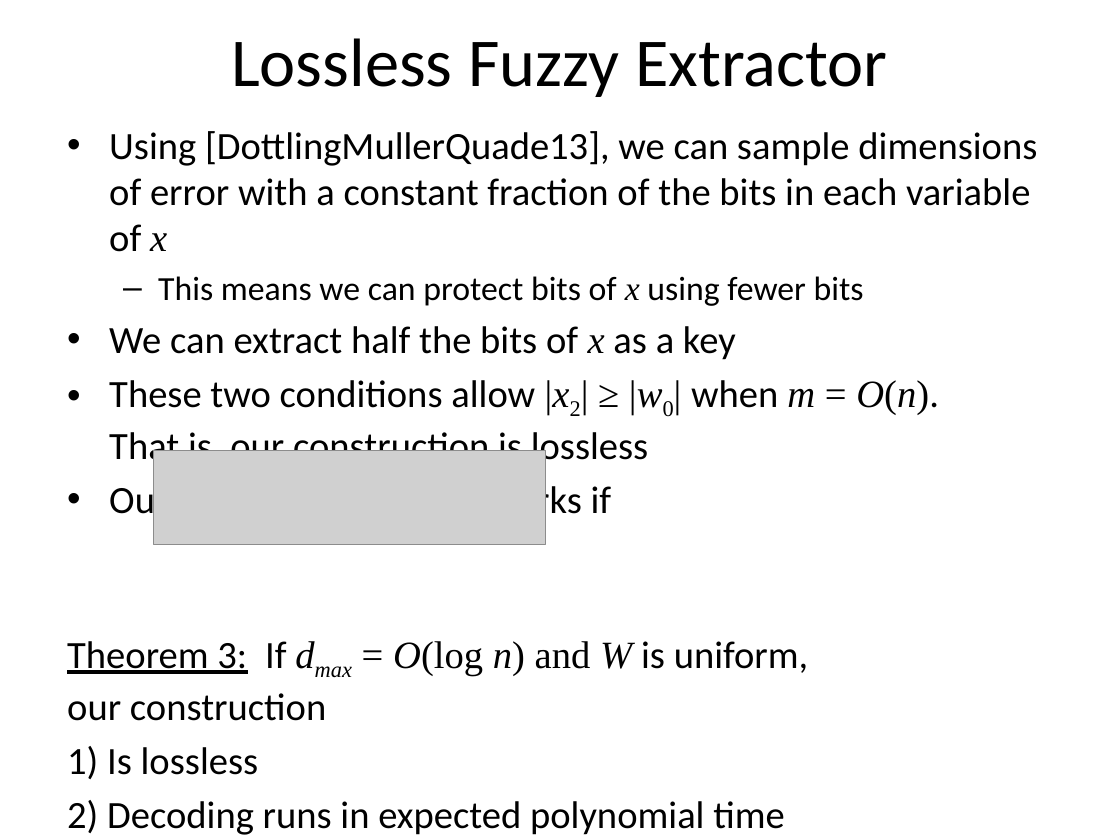
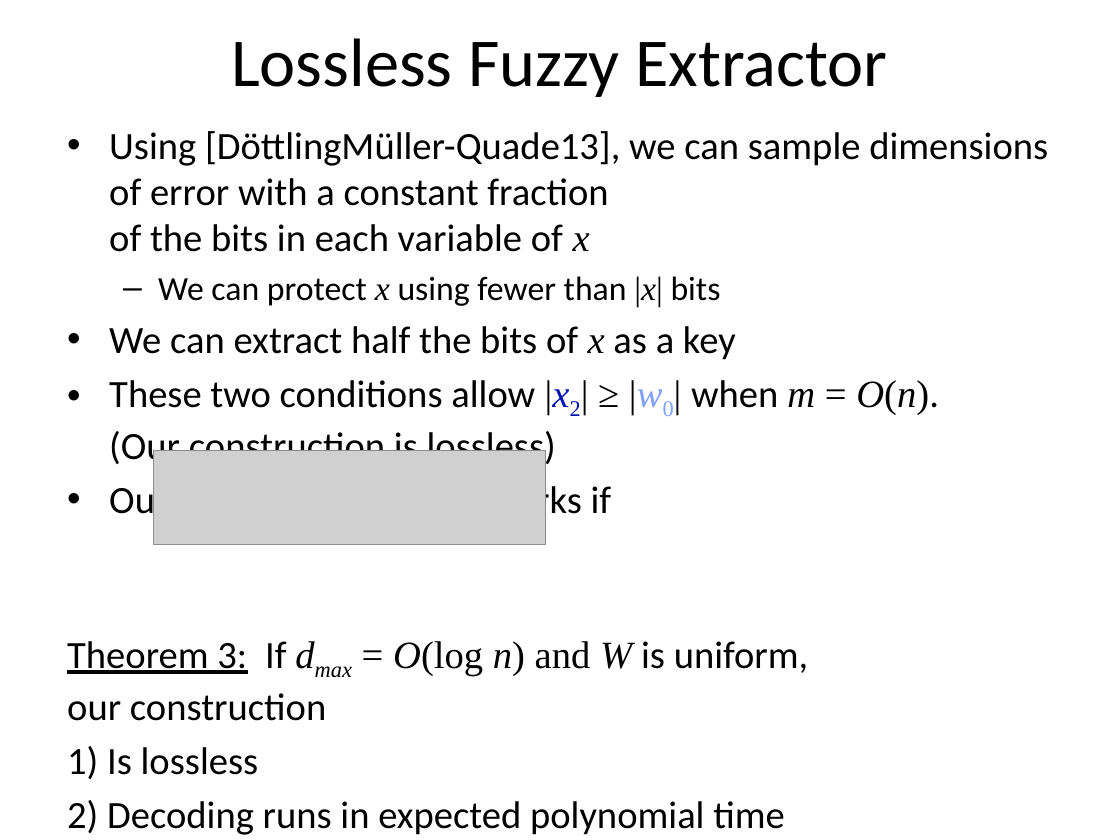
Before and after one commit to xianruimeng/comp-fuzzy-ext, a slide deck: slide 35 of ComputationalFuzzyExtractors.pptx. Drawn at 1120x840 pixels with LibreOffice and Linux fonts; fonts in the diff are those of the drawing; grey boxes stand for pictures. Boxes give left, top, right and bottom in pixels: in the first picture for what was removed or moved away, otherwise in the second. Text is boxed around its words. In the diff, an @@ line names an element or a change of style, - is before the commit and + after.

```diff
--- a/ComputationalFuzzyExtractors.pptx
+++ b/ComputationalFuzzyExtractors.pptx
@@ text at [109,131,1048,306]: text changed @@
-• Using [DottlingMullerQuade13], we can sample dimensions of error with a constant fraction of the bits in each variable of x
-  – This means we can protect bits of x using fewer bits
+• Using [DöttlingMüller-Quade13], we can sample dimensions of error with a constant fraction
+  of the bits in each variable of x
+  – We can protect x using fewer than |x| bits
@@ text at [109,380,939,469]: text changed @@
-• These two conditions allow |x2| ≥ |w0| when m = O(n).
-  That is, our construction is lossless
+• These two conditions allow |x2| ≥ |w0| when m = O(n).
+  (Our construction is lossless)
```
Also in this commit, not shown: 23 other slides changed.
